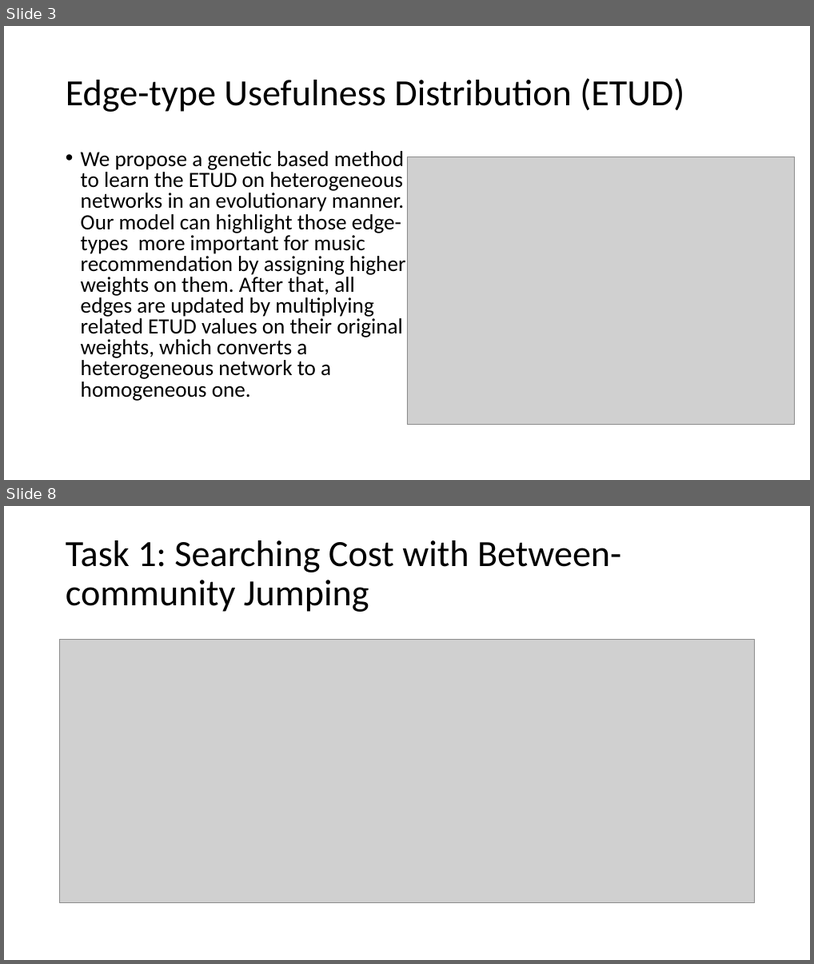
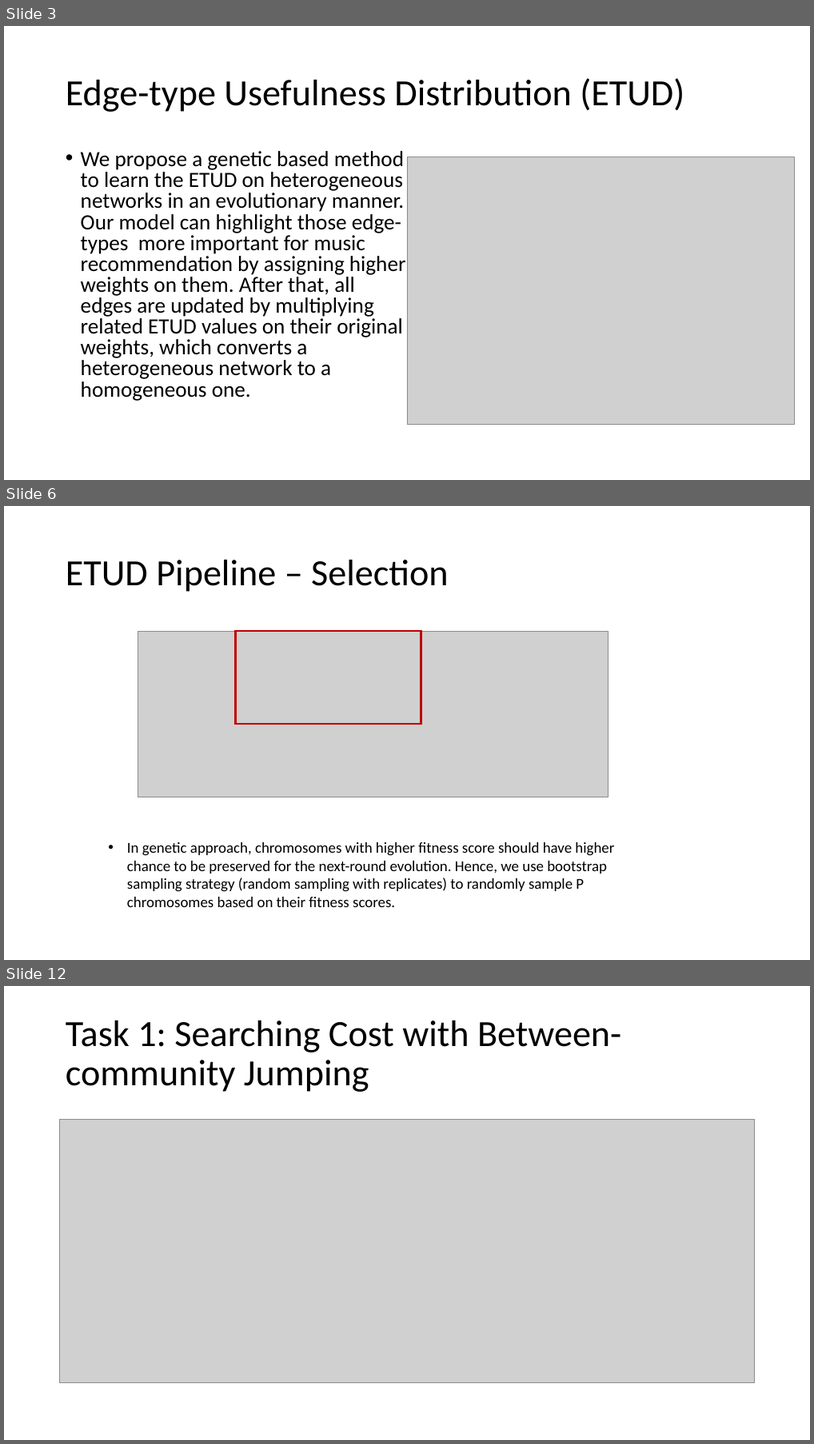
Before and after one commit to RoyZhengGao/RoyZhengGao-old.github.io, a slide deck: files/iconference-2022.pptx. Shown one above the other, each under a label of ours: slides 3 and 8 before the commit, slides 3, 6 and 12 after it; the slides between them are not shown. The pictures are 814x964 and 814x1444 pixels, drawn with LibreOffice and Linux fonts; fonts in the diff are those of the drawing; grey boxes stand for pictures. Boxes give left, top, right and bottom in pixels: in the first picture for what was removed or moved away, otherwise in the second. Text is boxed around its words. In the diff, an @@ line names an element or a change of style, - is before the commit and + after.

```diff
--- a/files/iconference-2022.pptx
+++ b/files/iconference-2022.pptx
@@ slide 6 added at (4, 506, 810, 960), background #FFFFFF @@
@@ title added at (66, 560, 449, 592), 44 pt, text #000000 @@
+ETUD Pipeline – Selection
@@ picture added at (138, 632, 608, 797) @@
@@ rectangle added at (236, 632, 422, 724), outline #C00000 2.5 pt @@
@@ text added at (127, 842, 614, 907), 18 pt, text #000000 @@
+• In genetic approach, chromosomes with higher fitness score should have higher chance to be preserved for the next-round evolution. Hence, we use bootstrap sampling strategy (random sampling with replicates) to randomly sample P chromosomes based on their fitness scores.
@@ what was slide 8 is now slide 12 @@
```
Also in this commit, not shown: 3 slides changed, 5 other slides added, 2 slides removed, 3 other files.
